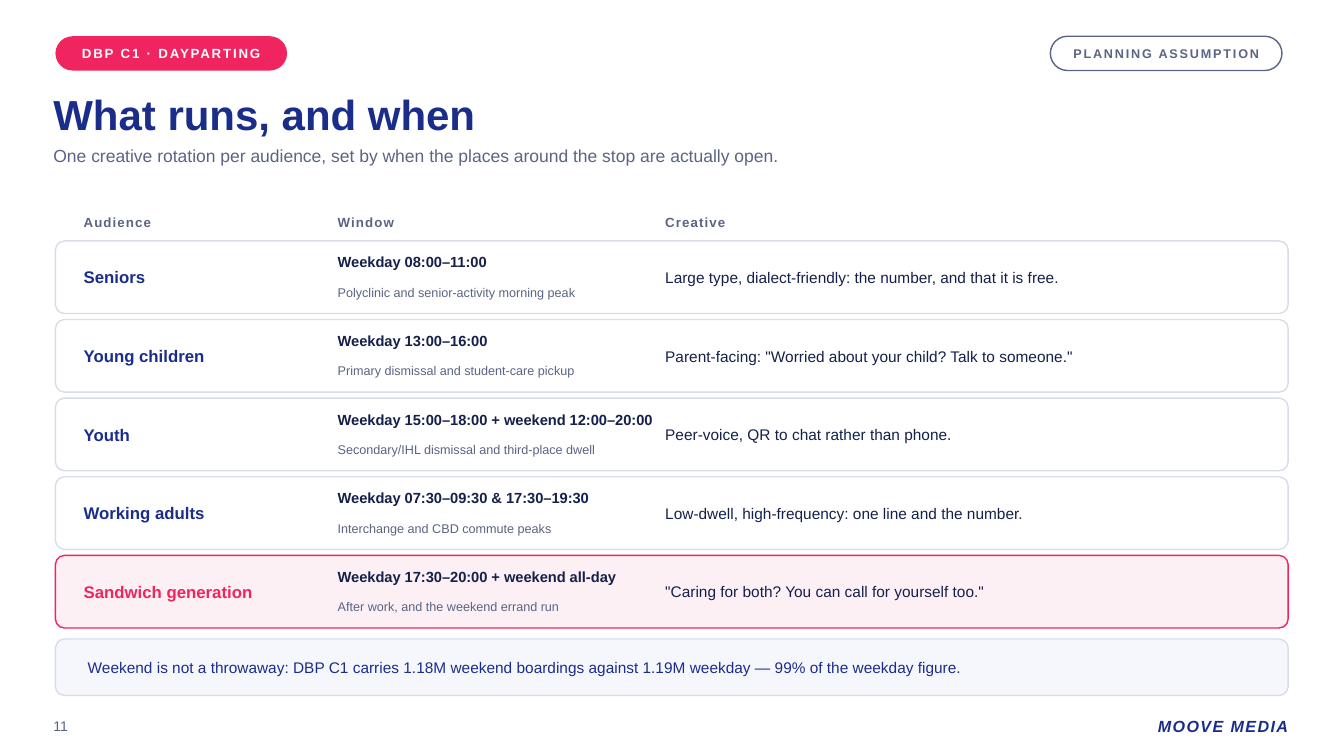
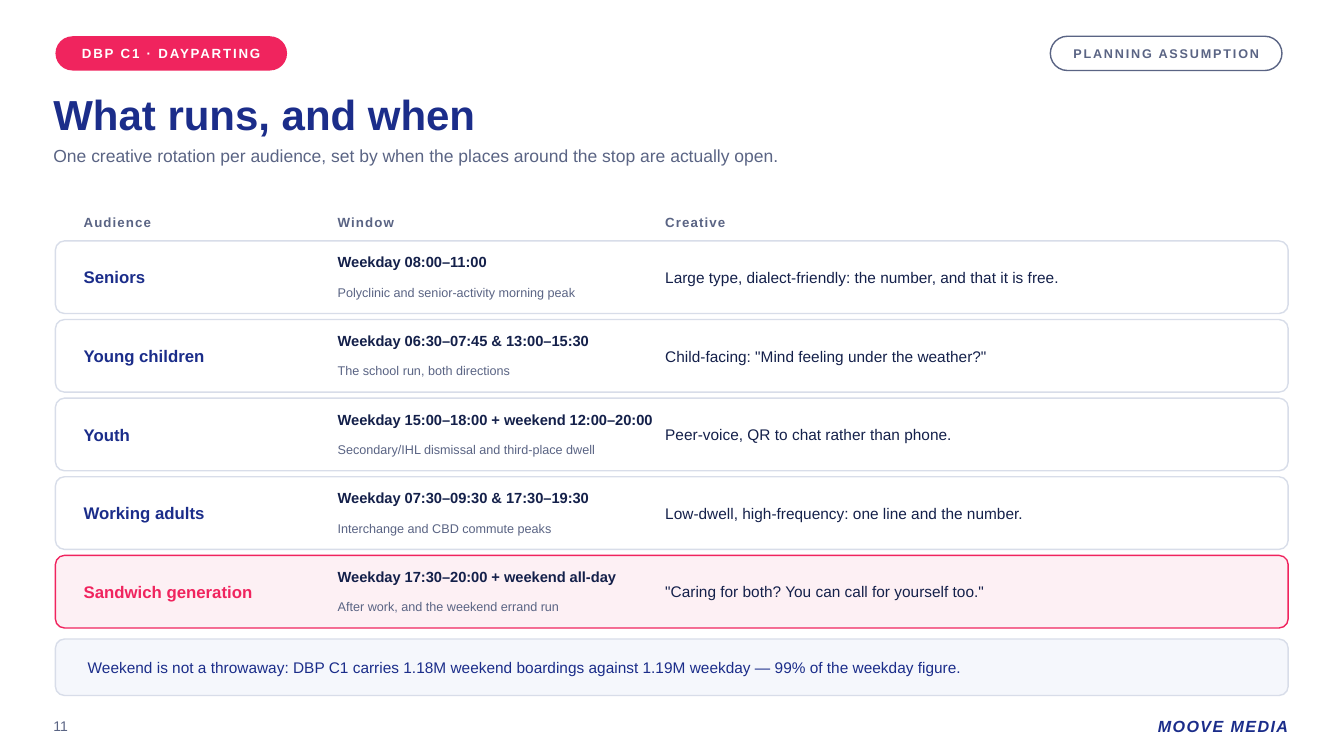
Before and after one commit to saifulanuarsg/sg-transit-atlas, a slide deck: slide 11 of docs/DBP-C1-mindline.pptx. Drawn at 1344x756 pixels with LibreOffice and Linux fonts; fonts in the diff are those of the drawing. Boxes give left, top, right and bottom in pixels: in the first picture for what was removed or moved away, otherwise in the second. Text is boxed around its words. In the diff, an @@ line names an element or a change of style, - is before the commit and + after.

```diff
--- a/docs/DBP-C1-mindline.pptx
+++ b/docs/DBP-C1-mindline.pptx
@@ text at [338, 335, 589, 349]: text changed @@
-Weekday 13:00–16:00
+Weekday 06:30–07:45 & 13:00–15:30
@@ text at [665, 351, 987, 365]: text changed @@
-Parent-facing: "Worried about your child? Talk to someone."
+Child-facing: "Mind feeling under the weather?"
@@ text at [338, 366, 510, 377]: text changed @@
-Primary dismissal and student-care pickup
+The school run, both directions
```
Also in this commit, not shown: 6 other files.
